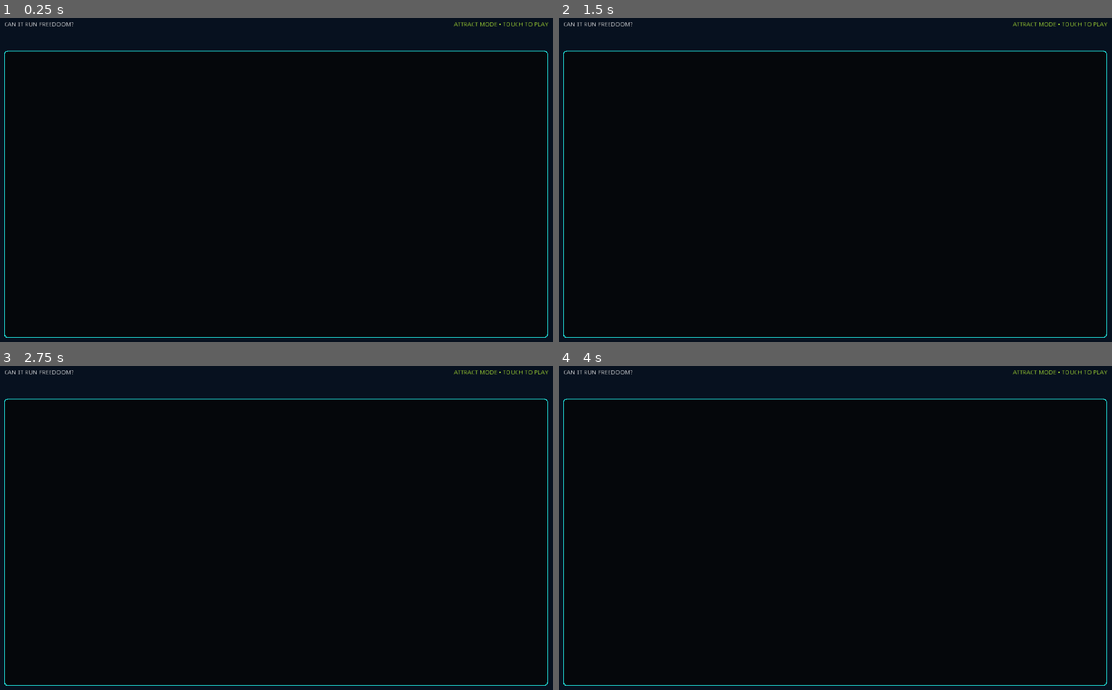
Above: before the commit, frames 1-4 (two rows, left to right).
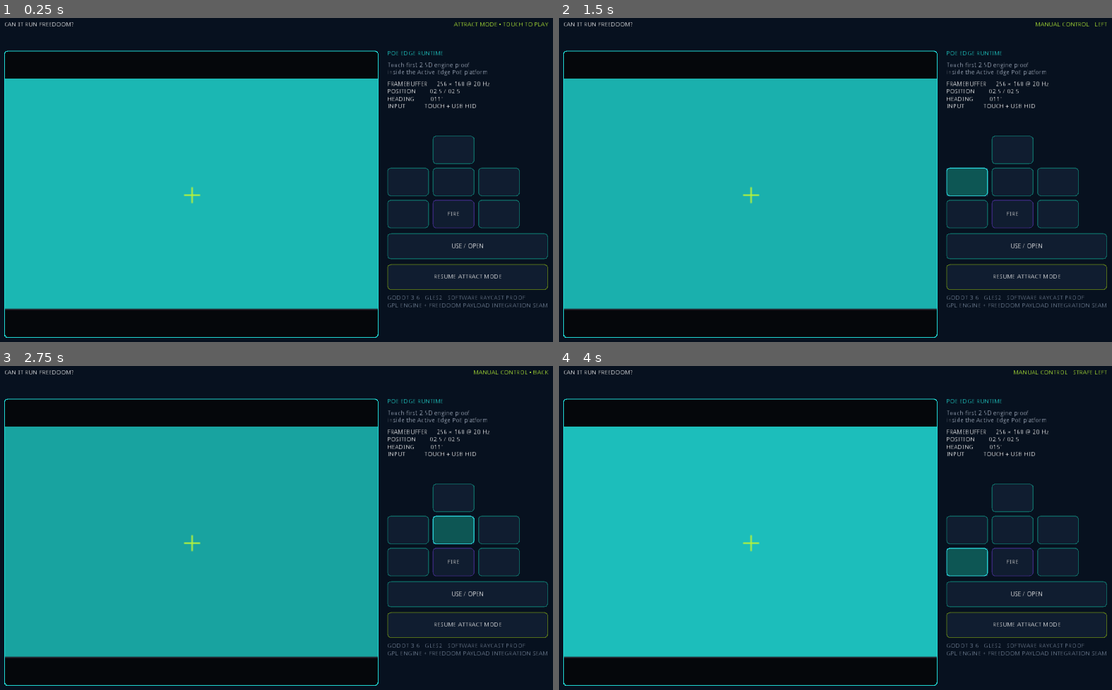
Above: after the commit, the same moments.

Repository: active-esl/godot-demos
Game: Godot game, scene res://Main.tscn
The game is run twice, just before and just after one commit, with the same random seed, the same clock (stepped at 60 frames per second) and the same inputs.
Inputs (mouse positions are in pixels of both pictures, inside the frame that each line leads up to):
- Up to frame 1 (0.25 s): no input
- Up to frame 2 (1.5 s): click (1012, 150) at 0.5 s, where only the run after the commit has a clickable "▲"; click (968, 183) at 1.25 s, where only the run after the commit has a clickable "◀"
- Up to frame 3 (2.75 s): click (453, 531) at 2 s, where only the run after the commit has a clickable "▼"
- Up to frame 4 (4 s): click (1056, 531) at 2.75 s, where only the run after the commit has a clickable "▶"; click (968, 563) at 3.5 s, where only the run after the commit has a clickable "↤"

The runs differ from the first frame. In frame 1, 59% of the frame differs, in the area x 0-100%, y 10-99%; in frame 2, 59%; in frame 3, 59%, in the area x 0-100%, y 1-99%; in frame 4, 59%.
Error before the commit: Invalid set index 'texture_flags' (on base: 'TextureRect') with value of type 'int'. (res://scripts/main.gd:128)

Commit message:
fix: configure framebuffer filtering on texture

Diff:
--- a/demos/freedoom-poe/scripts/main.gd
+++ b/demos/freedoom-poe/scripts/main.gd
@@ -125,7 +125,6 @@
 	screen = TextureRect.new()
 	screen.expand = true
 	screen.stretch_mode = TextureRect.STRETCH_KEEP_ASPECT_CENTERED
-	screen.texture_flags = Texture.FLAG_FILTER
 	screen.mouse_filter = Control.MOUSE_FILTER_IGNORE
 	viewport_panel.add_child(screen)
 	var side := VBoxContainer.new()
